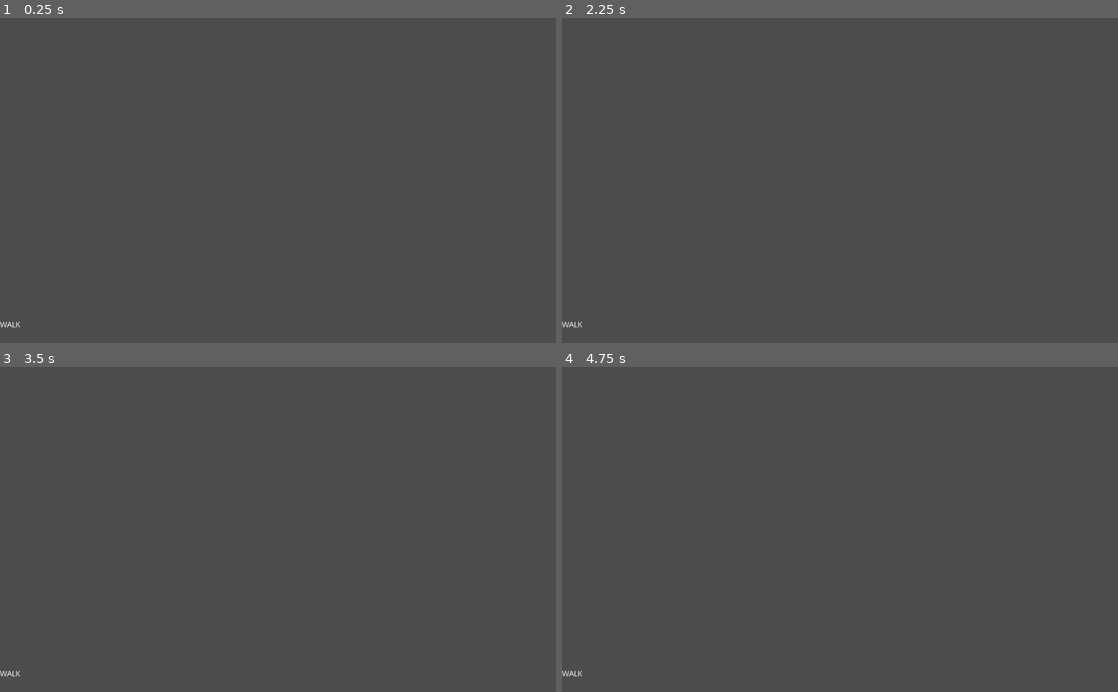
Above: before the commit, frames 1-4 (two rows, left to right).
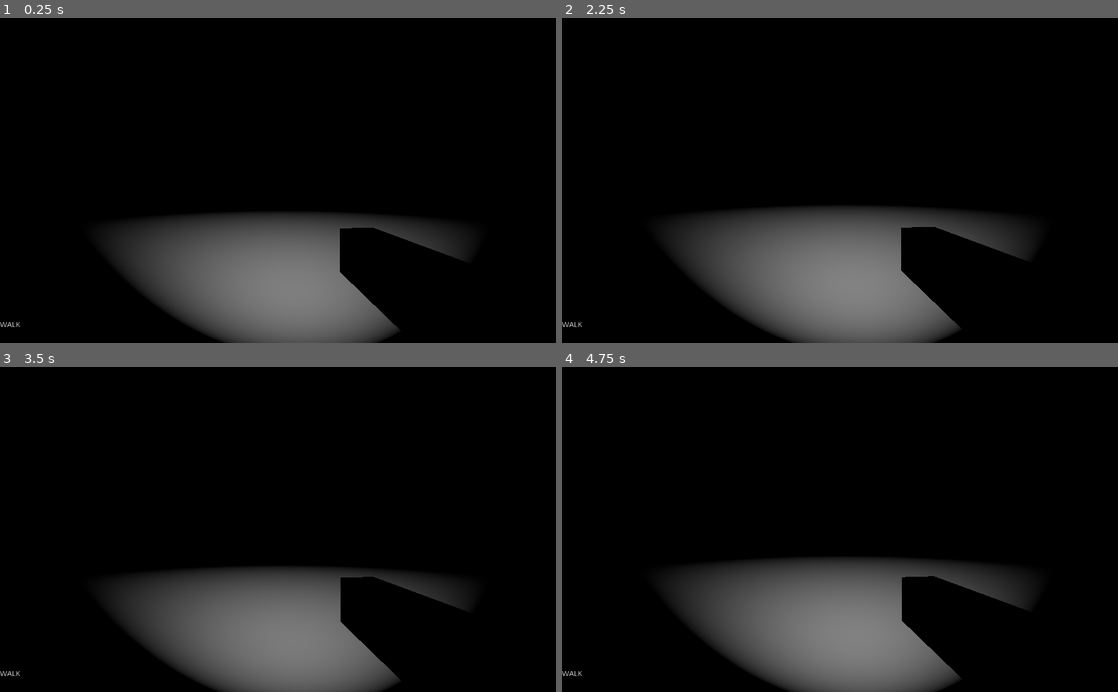
Above: after the commit, the same moments.

Repository: Terkwood/maze
Game: Godot game, scene res://HedgeMaze.tscn
The game is run twice, just before and just after one commit, with the same random seed, the same clock (stepped at 60 frames per second) and the same inputs.
Inputs (mouse positions are in pixels of both pictures, inside the frame that each line leads up to):
- Up to frame 1 (0.25 s): no input
- Up to frame 2 (2.25 s): tap Enter at 0.5, 2 s; move the mouse to (867, 180) at 0.52 s; hold W from 0.53 s (still down); tap Space at 1.25 s; move the mouse to (812, 180) at 1.27 s; move the mouse to (851, 174) at 2.02 s
- Up to frame 3 (3.5 s): keep holding W; tap Space at 2.75 s; move the mouse to (272, 536) at 2.77 s
- Up to frame 4 (4.75 s): keep holding W; tap Enter at 3.5 s; move the mouse to (878, 532) at 3.52 s; tap Space at 4.25 s; move the mouse to (795, 526) at 4.27 s

The runs differ from the first frame. In frame 1, 93% of the frame differs, in the area x 0-100%, y 0-100%; in frame 2, 93%; in frame 3, 93%; in frame 4, 93%.

Commit message:
trim and add camera

Diff:
--- a/HedgeMaze.tscn
+++ b/HedgeMaze.tscn
@@ -1,10 +1,16 @@
-[gd_scene load_steps=4 format=2]
+[gd_scene load_steps=6 format=2]
 
 [ext_resource path="res://HedgeMaze.gd" type="Script" id=1]
 [ext_resource path="res://Player.tscn" type="PackedScene" id=2]
 
 [sub_resource type="Environment" id=1]
 background_mode = 2
+
+[sub_resource type="CubeMesh" id=2]
+size = Vector3( 1000, 2, 1000 )
+
+[sub_resource type="BoxShape" id=3]
+extents = Vector3( 500, 1, 500 )
 
 [node name="HedgeMaze" type="Spatial"]
 script = ExtResource( 1 )
@@ -13,3 +19,13 @@
 environment = SubResource( 1 )
 
 [node name="Player" parent="." instance=ExtResource( 2 )]
+
+[node name="Floor" type="StaticBody" parent="."]
+transform = Transform( 1, 0, 0, 0, 1, 0, 0, 0, 1, 0, -2, 0 )
+
+[node name="MeshInstance" type="MeshInstance" parent="Floor"]
+mesh = SubResource( 2 )
+material/0 = null
+
+[node name="CollisionShape" type="CollisionShape" parent="Floor"]
+shape = SubResource( 3 )
--- a/Player.gd
+++ b/Player.gd
@@ -6,7 +6,6 @@
 #constants
 const GRAVITY = 9.8
 const FLOAT = 0.93
-const CHAT_PATH = NodePath("/root/Chat")
 
 #mouse sensitivity
 export(float,0.1,1.0) var sensitivity_x = 0.5
@@ -24,6 +23,7 @@
 #instances ref
 onready var player_hand = $Arm
 onready var ground_ray = $GroundRay
+onready var camera = $Camera
 
 var mouse_motion = Vector2()
 var gravity_speed = 0
@@ -35,11 +35,9 @@
 
 func _physics_process(delta):
 	rotate_y(deg2rad(20)* - mouse_motion.x * sensitivity_x * delta)
-	var player_cam = get_node_or_null("Camera")
-	if player_cam:
-		player_cam.rotate_x(-1 * deg2rad(20) * - mouse_motion.y * sensitivity_y * delta)
-		player_cam.rotation.x = clamp(player_cam.rotation.x, deg2rad(-47), deg2rad(47))
-		player_hand.rotation.x = lerp(player_hand.rotation.x, player_cam.rotation.x, 0.2)
+	camera.rotate_x(-1 * deg2rad(20) * - mouse_motion.y * sensitivity_y * delta)
+	camera.rotation.x = clamp(camera.rotation.x, deg2rad(-47), deg2rad(47))
+	player_hand.rotation.x = lerp(player_hand.rotation.x, camera.rotation.x, 0.2)
 	mouse_motion = Vector2()
 
 	#gravity
--- a/Player.tscn
+++ b/Player.tscn
@@ -63,3 +63,7 @@
 [node name="MovementLabel" type="Label" parent="HUD/VBoxContainer"]
 margin_right = 40.0
 margin_bottom = 14.0
+
+[node name="Camera" type="Camera" parent="."]
+transform = Transform( 1, 0, 0, 0, 1, 0, 0, 0, 1, 0, 3.4, 0 )
+far = 313.0
--- a/project.godot
+++ b/project.godot
@@ -17,3 +17,4 @@
 
 config/name="maze"
 run/main_scene="res://HedgeMaze.tscn"
+boot_splash/image="res://terkwood_farm.png"
Not shown, added: terkwood_farm.png.import
